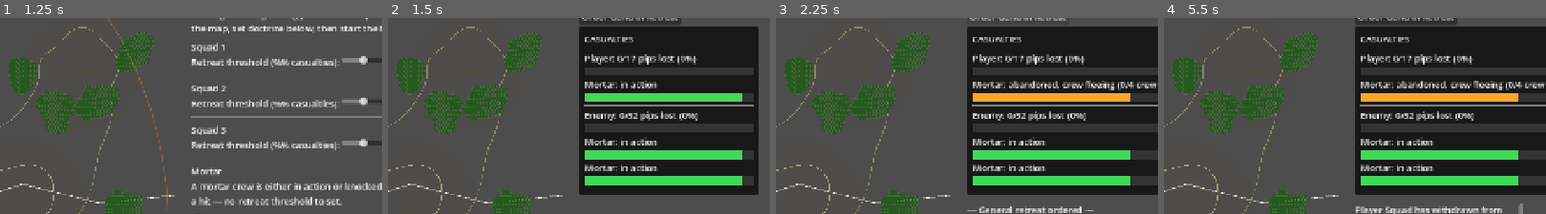
Above: before the commit, frames 1-4 (left to right).
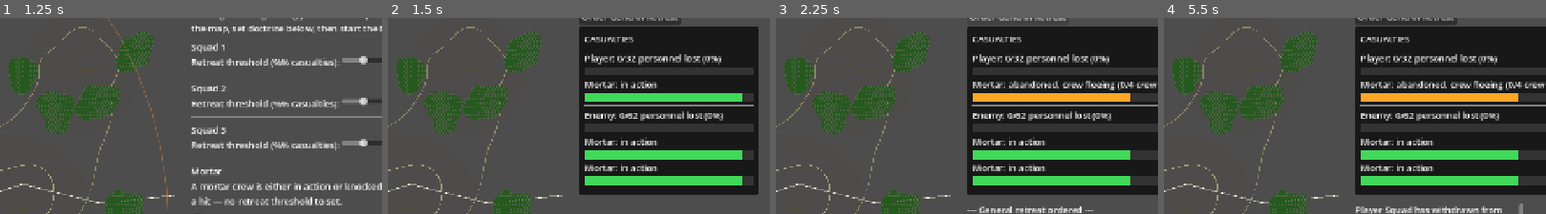
Above: after the commit, the same moments.

Repository: verybadcat/Drones
Game: Godot game, scene res://scenes/Main.tscn
The game is run twice, just before and just after one commit, with the same random seed, the same clock (stepped at 60 frames per second) and the same inputs.
Inputs (mouse positions are % of the whole screen's width and height, from its top left):
- Up to frame 1 (1.25 s): click "Choose" at 0.5 s
- Up to frame 2 (1.5 s): click "Start Battle" at 1.25 s
- Up to frame 3 (2.25 s): click "Order General Retreat" at 2 s
- Up to frame 4 (5.5 s): click "Order General Retreat" at 2.75 s; click "Order General Retreat" at 3.5 s; move the mouse to (72, 45) at 4.27 s; click (72, 45) at 4.42 s; drag from (30, 55) to (45, 70) at 5.02 s
The pictures show only the part of the screen within x 50-100%, y 6-56%; the shares and areas given below are measured in that part.

Frame 1 is identical in both runs. In frame 2, 1.1% of the frame differs, in the area x 62-88%, y 18-53%; in frame 3, 1.1%; in frame 4, 1.1%.

Commit message:
Stop drone tracking dead mortar leads; make casualty counts real people
Two independent changes:

- Drone search AI no longer tracks a mortar that's RETREATING (crew
  already abandoned the gun for good, per Unit._apply_crew_casualties
  -- it will never fire again) or out of the friendly mortar's actual
  range (can't be engaged right now regardless of visibility). Both
  tiers (live sighting and last-detected-fire fallback) now require
  state == ACTIVE and check range via a new _in_friendly_mortar_range,
  evaluated per-mortar so an older-but-reachable fire position beats a
  fresher out-of-range one. With no active friendly mortar to judge
  range against, tracking isn't blocked (better to keep general
  awareness than give up entirely). Removed the now-dead
  _known_enemy_mortar_fire_position, folded into the new logic.

- Squad max_pips is now Unit.SQUAD_SIZE (9), a real headcount, for
  both teams -- was a flat, abstract 4 before, even though a squad
  already took casualties one real person at a time per hit. Mortar
  (4) and drone team (3) crews were already real headcounts and
  already fed the side-wide tally correctly; only the squad needed
  fixing. This is a real combat-pacing change (9 hits to destroy a
  squad instead of 4), not cosmetic. AAR report and live dashboard
  text now say "personnel" instead of "pips" to match.

Co-Authored-By: Claude Sonnet 5 <noreply@anthropic.com>

Diff:
--- a/scripts/battle_manager.gd
+++ b/scripts/battle_manager.gd
@@ -459,35 +459,6 @@
 	return best_pos
 
 
-## Mirror of _known_friendly_mortar_position, read the other way: the best
-## fix on an ENEMY mortar via detected firing (live sight is checked
-## separately, first, in _drone_search_target — this is only the fallback
-## for reacquiring one that's gone quiet, e.g. after shoot-and-scoot).
-## Vector2.INF if nothing's fired recently enough to go on.
-##
-## `expiry` defaults to MORTAR_FIRE_DETECTION_EXPIRY (the enemy's own quick
-## ground-based counter-battery reaction window) but the drone's search
-## (see _drone_search_target) passes GameConfig.DRONE_MORTAR_FIRE_LEAD_EXPIRY
-## instead — a real, if approximate, muzzle-flash/trajectory fix is exactly
-## the "pretty good idea where to look" a drone team would actually have,
-## and it needs a much longer window to actually act on it: it may be
-## anywhere on the map when the shot fires and has to physically fly there,
-## unlike the enemy's own mortars reacting from nearby.
-func _known_enemy_mortar_fire_position(expiry: float = GameConfig.MORTAR_FIRE_DETECTION_EXPIRY) -> Vector2:
-	var best_pos := Vector2.INF
-	var best_time := -INF
-	for u in enemy_units:
-		if u.kind != Unit.Kind.MORTAR or u.state == Unit.State.DESTROYED:
-			continue
-		var info: Dictionary = _last_detected_mortar_fire.get(u, {})
-		if info.is_empty():
-			continue
-		if scenario_elapsed_time - info.time > expiry:
-			continue
-		if info.time > best_time:
-			best_time = info.time
-			best_pos = info.position
-	return best_pos
 
 
 ## Runs the whole drone-fleet rotation for one tick — ReconMode.DRONE_TEAM
@@ -625,15 +596,21 @@
 
 
 ## Where the airborne drone flies next, re-evaluated every tick — priority
-## order: (1) orbit a currently-visible enemy mortar, by far the
-## highest-value thing to keep eyes on (staying close means a nearby
-## shoot-and-scoot relocation is still well within DRONE_DETECTION_RANGE —
-## this is the mechanism behind "sees where they moved to," not anything
-## more special than a big, persistent detection radius aimed at the right
-## spot); (2) failing that, wherever an enemy mortar was last DETECTED
-## FIRING (_known_enemy_mortar_fire_position), to try to reacquire one
-## that's gone quiet; (3) with no mortar lead at all, patrol the enemy's
-## approach corridor (_drone_sweep_target) to keep actually searching.
+## order: (1) orbit a currently-visible, still-ACTIVE enemy mortar the
+## friendly mortar could actually reach right now (see
+## _in_friendly_mortar_range) — by far the highest-value thing to keep eyes
+## on, but only while it's actually still worth it: a RETREATING mortar has
+## already had its crew abandon the gun for good (Unit._apply_crew_
+## casualties — it will never fire again no matter how well it's watched),
+## and one outside GameConfig.MORTAR_MAX_RANGE of the friendly mortar can't
+## be engaged right now regardless of visibility — continuing to park on
+## either just wastes search time that could instead find (or wait for) a
+## mortar actually worth acting on; (2) failing that, the same standard
+## applied to wherever each ACTIVE, in-range enemy mortar was last DETECTED
+## FIRING — checked per mortar, not just whichever fired most recently, so
+## an older but reachable fix wins over a fresher one the friendly mortar
+## still can't act on; (3) with no actionable mortar lead at all, patrol
+## the enemy's approach corridor (_drone_sweep_target) to keep searching.
 ##
 ## Deliberately does NOT redirect to a merely-visible enemy SQUAD once no
 ## mortar lead exists — the mission is hunting mortars, not escorting
@@ -643,12 +620,44 @@
 ## first infantry it happened to spot instead of continuing to search.
 func _drone_search_target() -> Vector2:
 	for u in enemy_units:
-		if u.kind == Unit.Kind.MORTAR and u.state != Unit.State.DESTROYED and u.is_visible:
+		if u.kind == Unit.Kind.MORTAR and u.state == Unit.State.ACTIVE and u.is_visible and _in_friendly_mortar_range(u.global_position):
 			return u.global_position
-	var last_fire_pos: Vector2 = _known_enemy_mortar_fire_position(GameConfig.DRONE_MORTAR_FIRE_LEAD_EXPIRY)
-	if not is_inf(last_fire_pos.x):
-		return last_fire_pos
+
+	var best_fire_pos := Vector2.INF
+	var best_fire_time := -INF
+	for u in enemy_units:
+		if u.kind != Unit.Kind.MORTAR or u.state != Unit.State.ACTIVE:
+			continue
+		var info: Dictionary = _last_detected_mortar_fire.get(u, {})
+		if info.is_empty():
+			continue
+		if scenario_elapsed_time - info.time > GameConfig.DRONE_MORTAR_FIRE_LEAD_EXPIRY:
+			continue
+		if not _in_friendly_mortar_range(info.position):
+			continue
+		if info.time > best_fire_time:
+			best_fire_time = info.time
+			best_fire_pos = info.position
+	if not is_inf(best_fire_pos.x):
+		return best_fire_pos
+
 	return _drone_sweep_target()
+
+
+## Whether `pos` is within the friendly mortar's actual reach right now —
+## used to keep the drone from wasting search time parking on an enemy
+## mortar (or its last-known firing spot) that the friendly mortar
+## physically cannot act on, even though it's otherwise the highest-priority
+## kind of target. With no ACTIVE friendly mortar at all there's no
+## reference point to judge range from, so this doesn't exclude anything in
+## that case — better to keep tracking mortars for general awareness than
+## to abandon the mission's whole point just because the gun is temporarily
+## down.
+func _in_friendly_mortar_range(pos: Vector2) -> bool:
+	for m in player_units:
+		if m.kind == Unit.Kind.MORTAR and m.state == Unit.State.ACTIVE:
+			return m.global_position.distance_to(pos) <= GameConfig.MORTAR_MAX_RANGE
+	return true
 
 
 ## No mortar lead at all yet: patrol back and forth across the enemy's whole
@@ -1454,9 +1463,9 @@
 	lines.append("Village held: %s" % ("YES" if held else "NO"))
 	var tactical_minutes: int = int(scenario_elapsed_time / 60.0)
 	lines.append("Time elapsed: %dh %02dm (0600 to %s)" % [tactical_minutes / 60, tactical_minutes % 60, clock_string().substr(0, 5)])
-	lines.append("Player casualties: %d/%d pips (%.0f%%)" % [player_stats.pips_lost, player_stats.pips_total, player_stats.casualty_percent])
-	lines.append("Enemy casualties: %d/%d pips (%.0f%%)" % [enemy_stats.pips_lost, enemy_stats.pips_total, enemy_stats.casualty_percent])
-	lines.append("Exchange ratio (enemy : player pips lost): %.2f : 1" % exchange_ratio)
+	lines.append("Player casualties: %d/%d personnel (%.0f%%)" % [player_stats.pips_lost, player_stats.pips_total, player_stats.casualty_percent])
+	lines.append("Enemy casualties: %d/%d personnel (%.0f%%)" % [enemy_stats.pips_lost, enemy_stats.pips_total, enemy_stats.casualty_percent])
+	lines.append("Exchange ratio (enemy : player personnel lost): %.2f : 1" % exchange_ratio)
 	if not player_stats.destroyed.is_empty():
 		lines.append("Player losses: %s" % ", ".join(player_stats.destroyed))
 	if not player_stats.withdrawn.is_empty():
--- a/scripts/casualty_dashboard.gd
+++ b/scripts/casualty_dashboard.gd
@@ -133,7 +133,7 @@
 
 
 func _update_side(stats: Dictionary, label: Label, bar: ColorRect, side_name: String) -> void:
-	label.text = "%s: %d/%d pips lost (%.0f%%)" % [side_name, stats.pips_lost, stats.pips_total, stats.casualty_percent]
+	label.text = "%s: %d/%d personnel lost (%.0f%%)" % [side_name, stats.pips_lost, stats.pips_total, stats.casualty_percent]
 	var frac: float = clamp(stats.casualty_percent / 100.0, 0.0, 1.0)
 	bar.size = Vector2(BAR_SIZE.x * frac, BAR_SIZE.y)
 
--- a/scripts/unit.gd
+++ b/scripts/unit.gd
@@ -131,6 +131,14 @@
 const MORTAR_CREW_SIZE: int = 4
 var crew_size: int = 0
 var crew_killed: int = 0
+
+# SQUAD only: a real 9-person infantry squad, for both sides. Unlike the
+# mortar/drone team's crew_size/crew_killed model (a hit is decisive, killing
+# a random handful of a small crew at once), a squad takes casualties one
+# soldier at a time per hit (see take_hit's generic `pips = max(pips-1, 0)`)
+# — pips already WAS a literal headcount in that sense, just scaled to a
+# max of 4; this only changes the number to the real one.
+const SQUAD_SIZE: int = 9
 
 signal took_hit(unit)
 signal state_changed(unit)
@@ -166,7 +174,7 @@
 			unit_label = "Drone"
 			fire_interval = 0.0
 		_:
-			max_pips = 4
+			max_pips = SQUAD_SIZE
 			# Defenders fight from prepared, pre-ranged positions — their first
 			# shots land far more often than an attacker's do.
 			base_hit_chance = 0.32 if team == Team.PLAYER else 0.20
Not shown, changed: docs/designs/tactical-commander-doctrine.md
